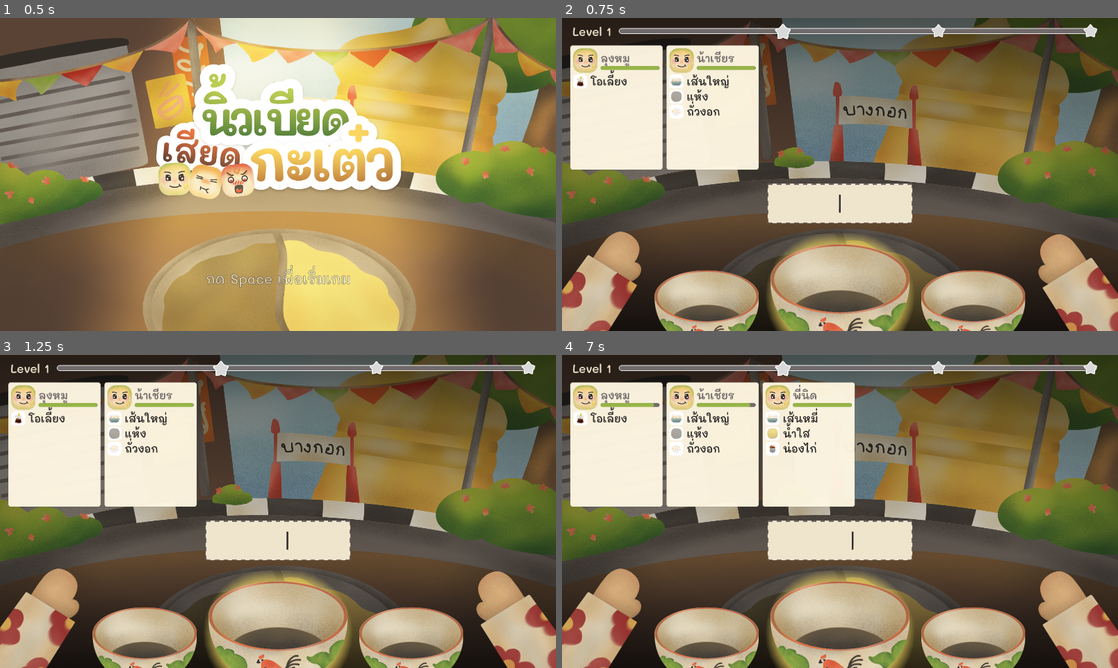
Above: before the commit, frames 1-4 (two rows, left to right).
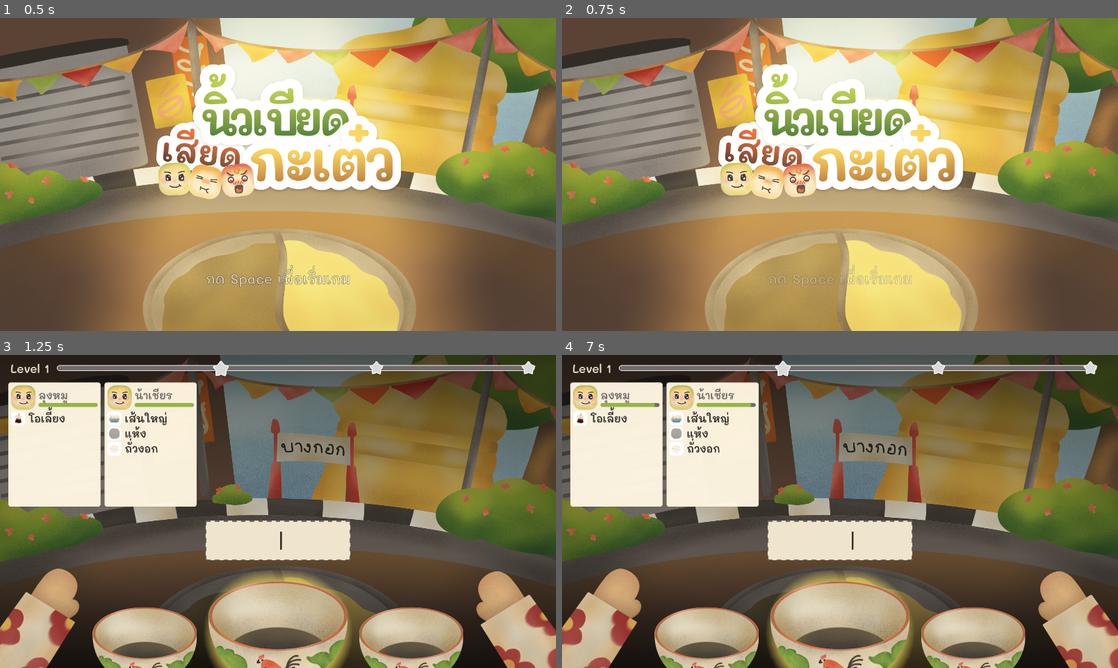
Above: after the commit, the same moments.

Repository: pcpaugust/video-game
Game: Godot game, scene res://scenes/main/MainMenu.tscn
Same seed, same stepped clock (60 frames per second), same inputs: the game is played once before the commit and once after it. Sound files missing from this copy of the repository are replaced by a short silence.
Inputs:
- Up to frame 1 (0.5 s): no input
- Up to frame 2 (0.75 s): tap Enter at 0.5, 0.6 s
- Up to frame 3 (1.25 s): tap Space at 0.77, 0.8, 1.07 s
- Up to frame 4 (7 s): tap Space at 1.35, 1.52, 1.82, 2, 2.3, 3.02, 3.32, 3.5, 3.77, 3.8, 4.07, 4.52, 4.82, 5.1, 5.75, 6.02, 6.32, 6.77, 6.8 s; tap Enter at 1.55, 2.1, 2.75, 3.05, 4.25, 4.35, 5.85 s; tap Tab at 2.85, 6.6 s; tap Backspace at 3.6 s

Frame 1 is identical in both runs. In frame 2, 95% of the frame differs, in the area x 0-100%, y 0-100%; in frame 3, less than 0.1%; in frame 4, 6.5%.

Commit message:
feat: sound effect

Diff:
--- a/scenes/main/Cooking.tscn
+++ b/scenes/main/Cooking.tscn
@@ -10,6 +10,13 @@
 [ext_resource type="Texture2D" uid="uid://tgqmn1ym0fb2" path="res://assets/artwork/hand/right.png" id="7_righth"]
 [ext_resource type="PackedScene" uid="uid://bowl1234" path="res://scenes/ui/Bowl.tscn" id="8_bowl"]
 [ext_resource type="AudioStream" uid="uid://dg6v2kjjg0sje" path="res://assets/sound/background_music.mp3" id="9_bgm"]
+[ext_resource type="AudioStream" path="res://assets/sound/ingredient.wav" id="10_ing"]
+[ext_resource type="AudioStream" path="res://assets/sound/cook.wav" id="11_cook"]
+[ext_resource type="AudioStream" path="res://assets/sound/serve.wav" id="12_serve"]
+[ext_resource type="AudioStream" path="res://assets/sound/clear.wav" id="13_clear"]
+[ext_resource type="AudioStream" path="res://assets/sound/error.wav" id="14_error"]
+[ext_resource type="AudioStream" path="res://assets/sound/game_over.wav" id="15_gameover"]
+[ext_resource type="AudioStream" path="res://assets/sound/level_complete.wav" id="16_level"]
 
 [sub_resource type="StyleBoxFlat" id="StyleBoxFlat_ijlok"]
 bg_color = Color(0.972549, 0.9137255, 0.6431373, 1)
@@ -133,3 +140,32 @@
 [node name="BackgroundMusic" type="AudioStreamPlayer" parent="."]
 stream = ExtResource("9_bgm")
 autoplay = true
+volume_db = -14.0
+
+[node name="IngredientSound" type="AudioStreamPlayer" parent="."]
+stream = ExtResource("10_ing")
+volume_db = 8.0
+
+[node name="CookSound" type="AudioStreamPlayer" parent="."]
+stream = ExtResource("11_cook")
+volume_db = 8.0
+
+[node name="ServeSound" type="AudioStreamPlayer" parent="."]
+stream = ExtResource("12_serve")
+volume_db = 8.0
+
+[node name="ClearSound" type="AudioStreamPlayer" parent="."]
+stream = ExtResource("13_clear")
+volume_db = 8.0
+
+[node name="ErrorSound" type="AudioStreamPlayer" parent="."]
+stream = ExtResource("14_error")
+volume_db = 24.0
+
+[node name="GameOverSound" type="AudioStreamPlayer" parent="."]
+stream = ExtResource("15_gameover")
+volume_db = 8.0
+
+[node name="LevelCompleteSound" type="AudioStreamPlayer" parent="."]
+stream = ExtResource("16_level")
+volume_db = 8.0
--- a/scenes/main/MainMenu.tscn
+++ b/scenes/main/MainMenu.tscn
@@ -2,6 +2,7 @@
 
 [ext_resource type="Script" path="res://scripts/ui/main_menu.gd" id="1_mm"]
 [ext_resource type="Texture2D" path="res://assets/figma/main_menu_background.png" id="2_bg"]
+[ext_resource type="AudioStream" path="res://assets/sound/start.wav" id="3_start"]
 
 [node name="MainMenu" type="Control"]
 layout_mode = 3
@@ -42,3 +43,7 @@
 theme_override_font_sizes/font_size = 48
 text = "กด Space เพื่อเริ่มเกม"
 horizontal_alignment = 1
+
+[node name="StartSound" type="AudioStreamPlayer" parent="."]
+stream = ExtResource("3_start")
+volume_db = 8.0
--- a/scripts/core/cooking.gd
+++ b/scripts/core/cooking.gd
@@ -44,17 +44,31 @@
 @onready var right_bowl = $CanvasLayer/BowlsContainer/RightBowl
 @onready var left_hand = $CanvasLayer/LeftHand
 @onready var right_hand = $CanvasLayer/RightHand
+@onready var ingredient_sound: AudioStreamPlayer = $IngredientSound
+@onready var cook_sound: AudioStreamPlayer = $CookSound
+@onready var serve_sound: AudioStreamPlayer = $ServeSound
+@onready var clear_sound: AudioStreamPlayer = $ClearSound
+@onready var error_sound: AudioStreamPlayer = $ErrorSound
+@onready var game_over_sound: AudioStreamPlayer = $GameOverSound
+@onready var level_complete_sound: AudioStreamPlayer = $LevelCompleteSound
 
 var help_panel: Control = null
 var game_over_panel: Control = null
 var next_level_panel: Control = null
 var _hand_tween: Tween
+
 func _ready() -> void:
 	randomize()
 	_create_help_panel()
 	level = 1
 	target_score = 40
 	start_level(level, target_score)
+
+func _play_sfx(player: AudioStreamPlayer) -> void:
+	if player == null:
+		return
+	player.stop()
+	player.play()
 
 func start_level(new_level: int, target: int) -> void:
 	level = new_level
@@ -153,9 +167,12 @@
 		var word = typing_buffer.strip_edges()
 		if MenuData.is_valid_ingredient(word):
 			current_bowl_ingredients.append(word)
+			_play_sfx(ingredient_sound)
 			typing_buffer = ""
 			_sync_typing_visuals()
 			return
+		elif word != "":
+			_play_sfx(error_sound)
 
 	# Default behavior for non-prep modes or invalid words
 	typing_buffer += " "
@@ -166,6 +183,10 @@
 		Mode.CLEAR_SLOT:
 			if dish_slots.size() > 0:
 				selected_slot = (selected_slot + 1) % dish_slots.size()
+			else:
+				_play_sfx(error_sound)
+		_:
+			_play_sfx(error_sound)
 	_update_mode_ui()
 
 func _handle_submit() -> void:
@@ -173,12 +194,20 @@
 
 	if cmd.to_lower() == "clear" and current_mode == Mode.PREP:
 		if dish_slots.size() > 0 or current_bowl_ingredients.size() > 0:
-			current_mode = Mode.CLEAR_SLOT
+			var has_dish_slots := dish_slots.size() > 0
+			if current_bowl_ingredients.size() > 0:
+				_play_sfx(clear_sound)
+			if has_dish_slots:
+				current_mode = Mode.CLEAR_SLOT
+			else:
+				current_mode = Mode.PREP
 			selected_slot = 0
 			typing_buffer = ""
 			current_bowl_ingredients.clear()
 			_sync_typing_visuals()
 			_update_mode_ui()
+		else:
+			_play_sfx(error_sound)
 		return
 
 	if current_mode == Mode.CLEAR_SLOT:
@@ -211,18 +240,23 @@
 		if MenuData.is_valid_ingredient(w):
 			valid_ingredients.append(w)
 
-	if valid_ingredients.is_empty(): return
+	if valid_ingredients.is_empty():
+		_play_sfx(error_sound)
+		return
 
 	if dish_slots.size() < GameConfig.MAX_DISH_SLOTS:
 		var key = MenuData.canonical_dish_key(valid_ingredients)
 		dish_slots.append({"key": key, "ingredients": valid_ingredients})
 		_update_dish(dish_slots)
 		print("Cooked: ", key, " ", valid_ingredients)
+		_play_sfx(cook_sound)
 		current_bowl_ingredients.clear()
 
 		if left_bowl.state == "dark" && right_bowl.state == "dark":
 			_handle_game_over()
-	else: print("Dish Slot is Full!")
+	else:
+		print("Dish Slot is Full!")
+		_play_sfx(error_sound)
 
 # Logic การเสิร์ฟจาก game_manager
 func _attempt_serve(customer_name: String) -> void:
@@ -232,7 +266,9 @@
 			target_idx = i
 			break
 
-	if target_idx == -1: return
+	if target_idx == -1:
+		_play_sfx(error_sound)
+		return
 
 	var customer = customers[target_idx]
 	var served_keys = []
@@ -271,12 +307,18 @@
 		if remaining_required.is_empty():
 			customers.remove_at(target_idx)
 
+		_play_sfx(serve_sound)
 		_update_ui_full()
 		_update_score()
+	else:
+		_play_sfx(error_sound)
 
 func _confirm_clear_slot() -> void:
 	if dish_slots.size() > 0:
 		dish_slots.remove_at(selected_slot)
+		_play_sfx(clear_sound)
+	else:
+		_play_sfx(error_sound)
 	current_mode = Mode.PREP
 	_update_mode_ui()
 
@@ -373,8 +415,11 @@
 	_update_mode_ui()
 
 func _handle_game_over() -> void:
+	if current_mode == Mode.GAME_OVER:
+		return
 	print("Game Over!")
 	current_mode = Mode.GAME_OVER
+	_play_sfx(game_over_sound)
 	_update_mode_ui()
 
 	if not game_over_panel:
@@ -394,7 +439,10 @@
 	start_level(1, 40)
 
 func _handle_level_complete() -> void:
+	if current_mode == Mode.LEVEL_COMPLETE:
+		return
 	current_mode = Mode.LEVEL_COMPLETE
+	_play_sfx(level_complete_sound)
 	_update_mode_ui()
 
 	if not next_level_panel:
--- a/scripts/ui/main_menu.gd
+++ b/scripts/ui/main_menu.gd
@@ -1,4 +1,8 @@
 extends Control
+
+@onready var start_sound: AudioStreamPlayer = $StartSound
+
+var _starting_game := false
 
 func _ready():
 	# Make the StartLabel blink!
@@ -8,5 +12,9 @@
 
 func _unhandled_input(event: InputEvent) -> void:
 	if event is InputEventKey and event.pressed:
-		if event.keycode == KEY_SPACE or event.keycode == KEY_ENTER:
+		if not _starting_game and (event.keycode == KEY_SPACE or event.keycode == KEY_ENTER):
+			_starting_game = true
+			if start_sound and start_sound.stream:
+				start_sound.play()
+				await start_sound.finished
 			get_tree().change_scene_to_file("res://scenes/main/Cooking.tscn")
Not shown, changed: assets/sound/background_music.mp3.import
Not shown, added: assets/sound/clear.wav.import
Not shown, added: assets/sound/cook.wav.import
Not shown, added: assets/sound/error.wav.import
Not shown, added: assets/sound/game_over.wav.import
Not shown, added: assets/sound/ingredient.wav.import
Not shown, added: assets/sound/level_complete.wav.import
Not shown, added: assets/sound/serve.wav.import
Not shown, added: assets/sound/start.wav.import
Not shown, added: assets/sound/clear.wav
Not shown, added: assets/sound/cook.wav
Not shown, added: assets/sound/error.wav
(and 5 more such lines)
